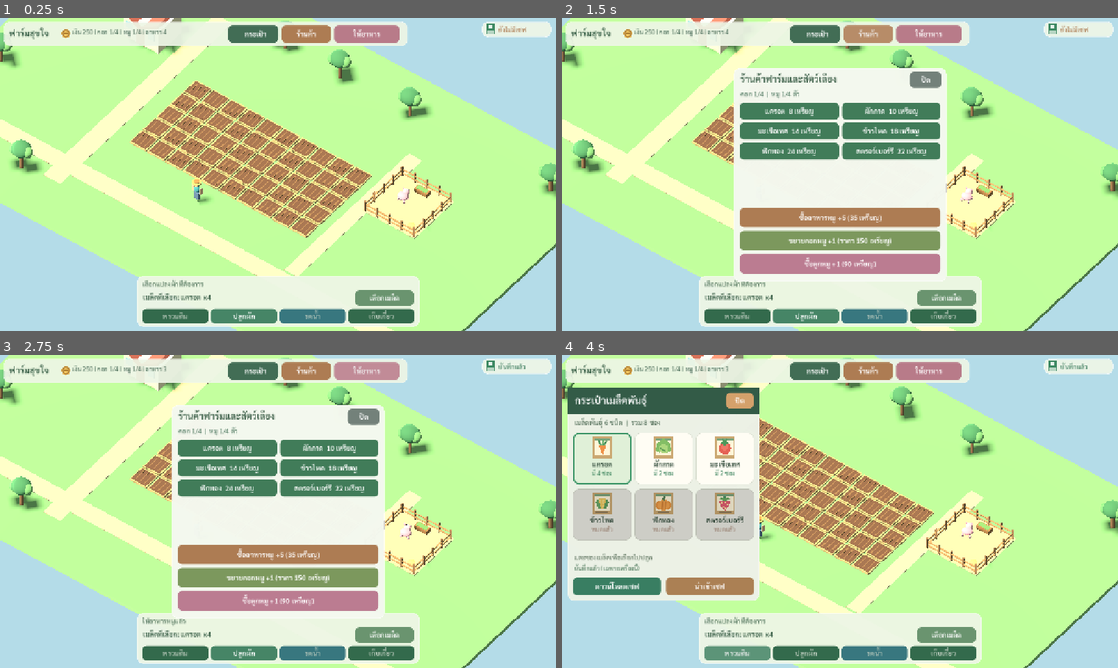
Above: before the commit, frames 1-4 (two rows, left to right).
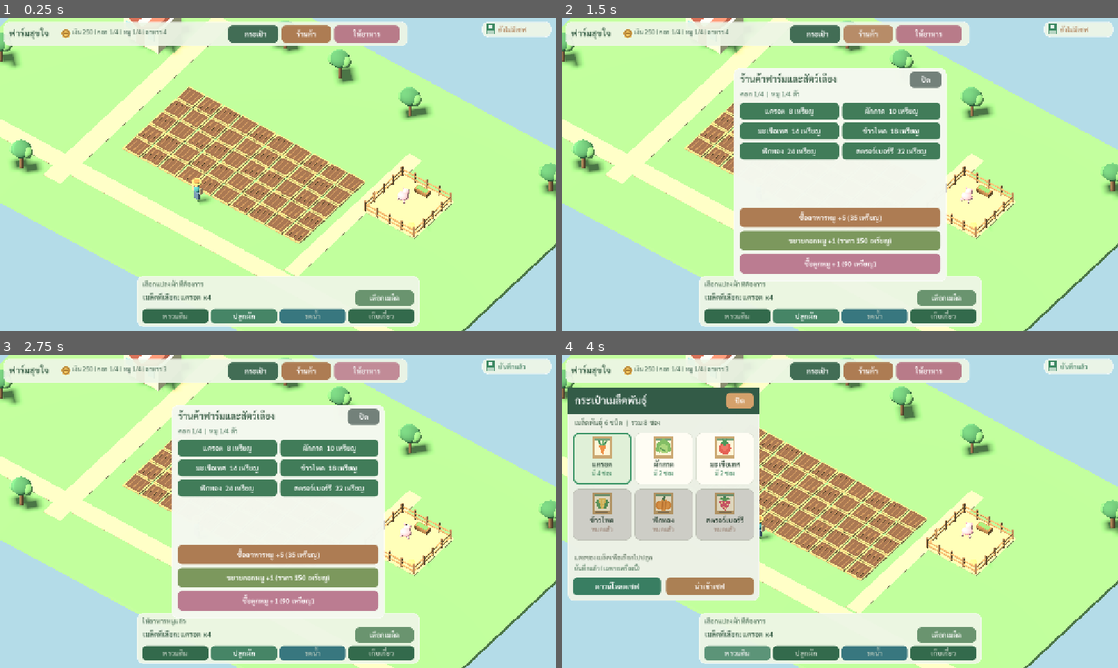
Above: after the commit, the same moments.

Repository: redfullmoon209-debug/happy-farm
Game: Godot game, scene res://scenes/Main.tscn
The game is run twice, just before and just after one commit, with the same random seed, the same clock (stepped at 60 frames per second) and the same inputs.
Inputs:
- Up to frame 1 (0.25 s): no input
- Up to frame 2 (1.5 s): click "กระเป๋า" at 0.5 s; click "ร้านค้า" at 1.25 s
- Up to frame 3 (2.75 s): click "ให้อาหาร" at 2 s
- Up to frame 4 (4 s): click "เลือกเมล็ด" at 2.75 s; click "พรวนดิน" at 3.5 s

The runs differ from the first frame. In frame 1, 5.3% of the frame differs, in the area x 22-67%, y 20-72%; in frame 2, 0.6%; in frame 3, 0.6%; in frame 4, 4.2%.

Commit message:
Keep all existing planted-bed world positions while expanding to 50 fields

Diff:
--- a/scripts/Game.gd
+++ b/scripts/Game.gd
@@ -234,7 +234,7 @@
 
     for row in range(FARM_ROWS):
         for col in range(FARM_COLUMNS):
-            var pos: Vector3 = Vector3((float(col)-4.5)*2.28, 0, (float(row)-2.0)*2.26)
+            var pos: Vector3 = Vector3((float(col)-4.5)*2.28, 0, (float(row)-1.5)*2.26)
             plot_places.append(pos)
             var plot: Node3D = Node3D.new()
             plot.position = pos
